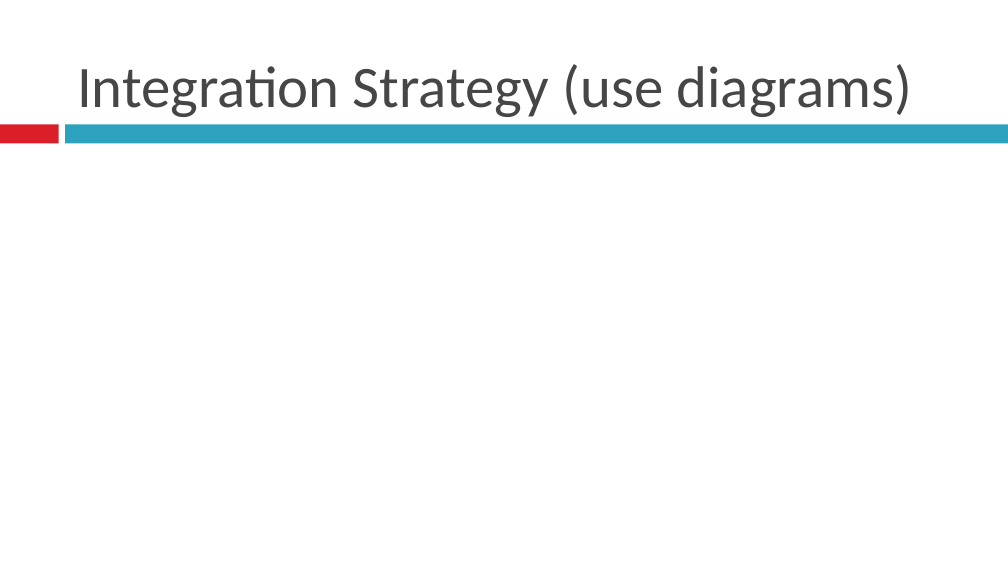
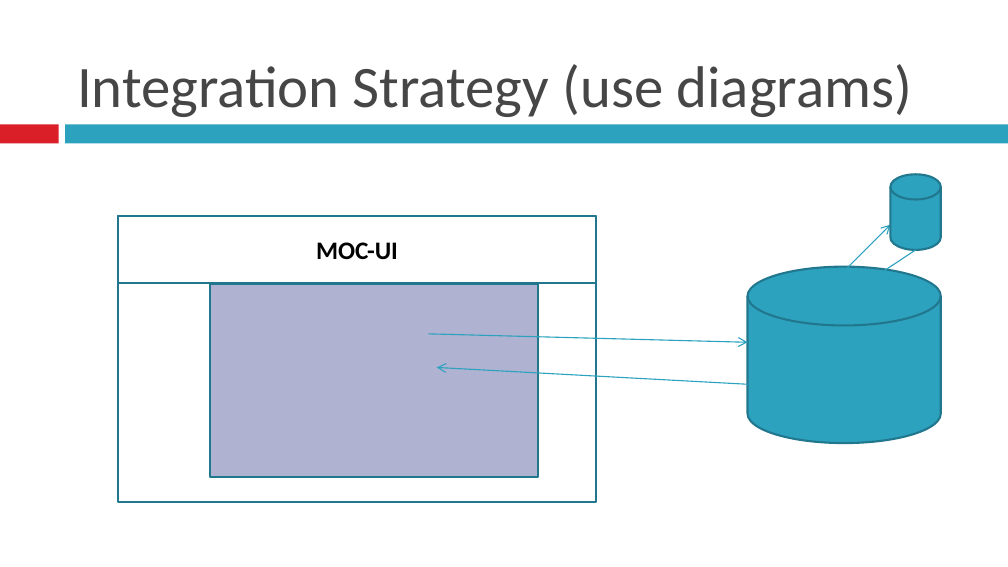
Before and after one commit to BU-EC500-SP15/moc-gui-plugins, a slide deck: slide 3 of MOCUIPlugin-Demo2.pptx. Drawn at 1008x567 pixels with LibreOffice and Linux fonts; fonts in the diff are those of the drawing. Boxes give left, top, right and bottom in pixels: in the first picture for what was removed or moved away, otherwise in the second. Text is boxed around its words. In the diff, an @@ line names an element or a change of style, - is before the commit and + after.

```diff
--- a/MOCUIPlugin-Demo2.pptx
+++ b/MOCUIPlugin-Demo2.pptx
@@ cylinder added at bbox=[890, 174, 940, 250], fill #2DA2BF, outline #21788D 1.5 pt @@
@@ rectangle added at bbox=[118, 217, 597, 502], outline #21788D 1.5 pt @@
@@ rectangle added at bbox=[118, 217, 597, 284], outline #21788D 1.5 pt, 18 pt, text #000000, bold @@
+MOC-UI
@@ arrow added from (832, 283) to (890, 225), #2DA2BF 0.79 pt @@
@@ cylinder added at bbox=[748, 267, 941, 444], fill #2DA2BF, outline #21788D 1.5 pt @@
@@ arrow added from (915, 250) to (865, 283), #2DA2BF 0.79 pt @@
@@ rectangle added at bbox=[210, 283, 537, 477], fill #AFB2D0, outline #21788D 1.5 pt @@
@@ arrow added from (428, 334) to (748, 343), #2DA2BF 0.79 pt @@
@@ arrow added from (748, 384) to (436, 368), #2DA2BF 0.79 pt @@
```
Also in this commit, not shown: 4 other slides changed, 2 slides added, 3 slides removed.
